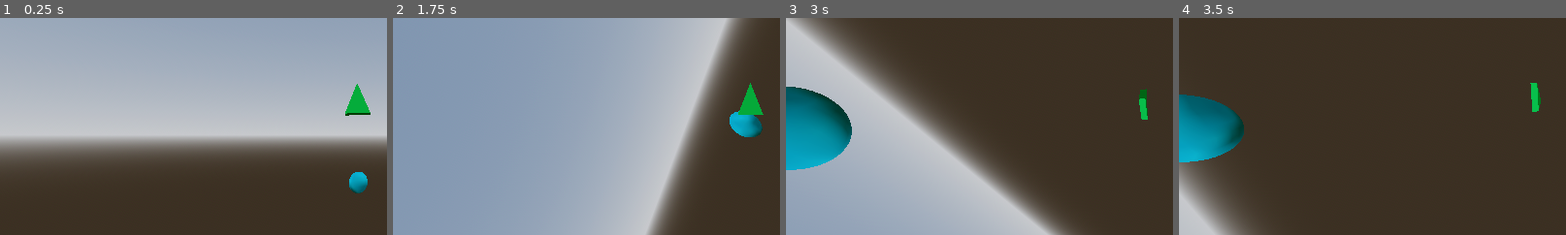
Above: before the commit, frames 1-4 (left to right).
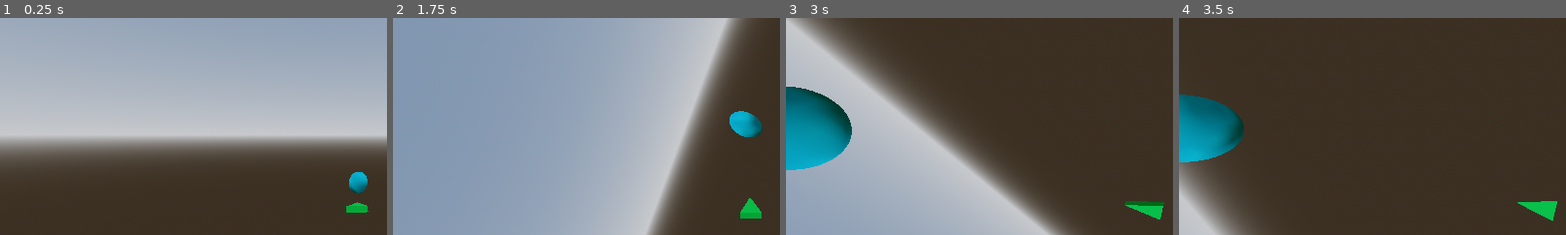
Above: after the commit, the same moments.

Repository: wkevin1210/hot-air-
Game: Godot game, scene res://Scenes/game.tscn
Two runs of this game, one before a commit and one after it. Both use one fixed random seed, a clock stepped at 60 frames per second and the inputs below.
Inputs:
- Up to frame 1 (0.25 s): no input
- Up to frame 2 (1.75 s): hold D (roll_right) 0.53-1.28 s; hold W (pitch_down) from 1.28 s (still down)
- Up to frame 3 (3 s): release W (pitch_down) at 2.03 s; hold D (roll_right) 2.03-2.78 s; hold S (pitch_up) from 2.78 s (still down)
- Up to frame 4 (3.5 s): keep holding S (pitch_up)
The pictures show only the part of the screen within x 4-54%, y 4-54%; the shares and areas given below are measured in that part.

The runs differ from the first frame. In frame 1, 0.7% of the frame differs, in the area x 89-96%, y 30-90%; in frame 2, 0.8%, in the area x 89-96%, y 29-93%; in frame 3, 0.8%; in frame 4, 0.8%.

Commit message:
Corrected arrow

Diff:
--- a/Scenes/game.tscn
+++ b/Scenes/game.tscn
@@ -3,7 +3,7 @@
 [ext_resource type="PackedScene" uid="uid://cio6v25pe4cn7" path="res://Scenes/player.tscn" id="1_ig83k"]
 [ext_resource type="Script" path="res://Scripts/game.gd" id="1_wr1w7"]
 [ext_resource type="PackedScene" uid="uid://br53goriq0rx8" path="res://Scenes/checkpoint.tscn" id="2_e4fhv"]
-[ext_resource type="Script" path="res://Scripts/direction_arrow.gd" id="3_wam52"]
+[ext_resource type="Script" path="res://Scripts/arrow.gd" id="3_8hhod"]
 
 [sub_resource type="ProceduralSkyMaterial" id="ProceduralSkyMaterial_b8yhy"]
 sky_horizon_color = Color(0.64625, 0.65575, 0.67075, 1)
@@ -36,13 +36,17 @@
 [node name="PlayerCam" type="Camera3D" parent="Player"]
 transform = Transform3D(1, -4.29512e-09, -1.03969e-09, 4.41352e-09, 0.958795, 0.284099, -2.23387e-10, -0.284099, 0.958795, 0, 4.26058, 7.8874)
 
-[node name="DirectionArrow" type="MeshInstance3D" parent="Player"]
-transform = Transform3D(0.5, 0, 0, 0, 0.577601, 0, 0, 0, 0.122083, 0, 4.934, 1.883)
+[node name="Arrow" type="Node3D" parent="Player"]
+transform = Transform3D(1, 0, 0, 0, 1, 0, 0, 0, 1, 0, 2.85926, 2.30622)
+script = ExtResource("3_8hhod")
+
+[node name="DirectionArrow" type="MeshInstance3D" parent="Player/Arrow"]
+transform = Transform3D(0.405315, 0, 0, 0, -3.39252e-08, 0.122083, 0, -0.776118, -5.33642e-09, 0, 0, 0)
 rotation_order = 0
 transparency = 0.5
 mesh = SubResource("PrismMesh_xfy1m")
+skeleton = NodePath("../..")
 surface_material_override/0 = SubResource("StandardMaterial3D_s5hcj")
-script = ExtResource("3_wam52")
 
 [node name="Checkpoint" parent="." groups=["Checkpoints"] instance=ExtResource("2_e4fhv")]
 transform = Transform3D(1, 0, 0, 0, 1, 0, 0, 0, 1, 0.0894365, 0.0670133, -19.3135)
--- /dev/null
+++ b/Scripts/arrow.gd
@@ -0,0 +1,8 @@
+extends Node3D
+
+func _physics_process(_delta: float) -> void:
+	var checkpoints = get_tree().get_nodes_in_group("Checkpoints")
+
+	if checkpoints != []:
+		var target = checkpoints[0]
+		look_at(target.global_position, Vector3.FORWARD)
